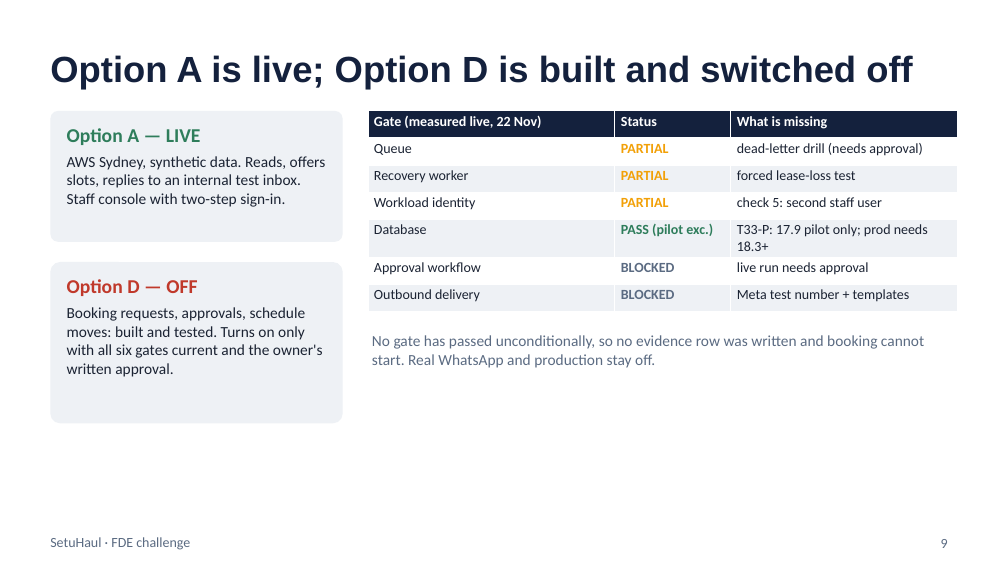
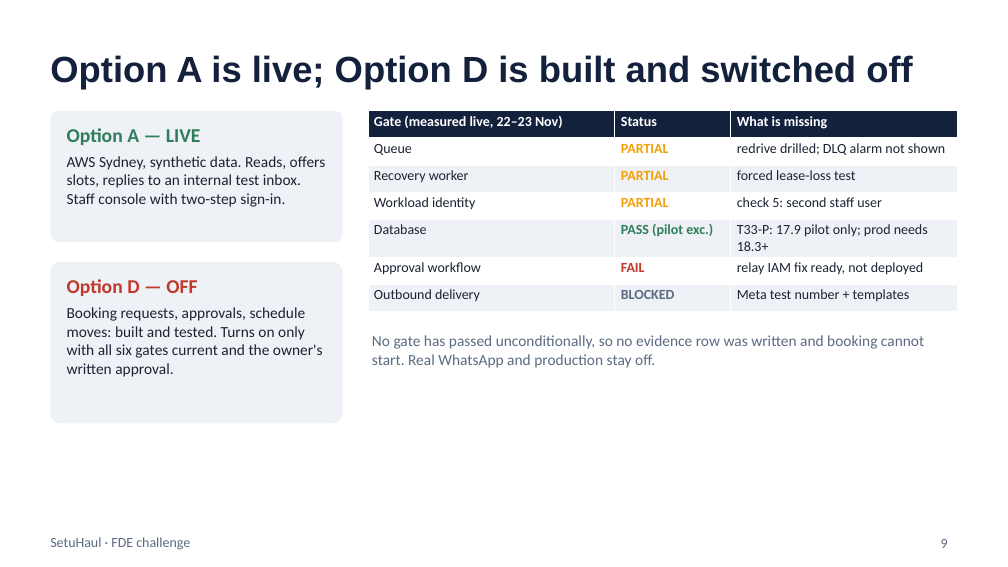
Before and after one commit to amolam/setuhaul-logistics, a slide deck: slide 9 of presentation/SetuHaul_readout.pptx. Drawn at 1008x567 pixels with LibreOffice and Linux fonts; fonts in the diff are those of the drawing. Boxes give left, top, right and bottom in pixels: in the first picture for what was removed or moved away, otherwise in the second. Text is boxed around its words. In the diff, an @@ line names an element or a change of style, - is before the commit and + after.

```diff
--- a/presentation/SetuHaul_readout.pptx
+++ b/presentation/SetuHaul_readout.pptx
@@ table at [368,111,958,306] @@
-row 1, column 1: Gate (measured live, 22 Nov)
+row 1, column 1: Gate (measured live, 22–23 Nov)
-row 2, column 3: dead-letter drill (needs approval)
+row 2, column 3: redrive drilled; DLQ alarm not shown
-row 6, column 2: BLOCKED
+row 6, column 2: FAIL
-row 6, column 3: live run needs approval
+row 6, column 3: relay IAM fix ready, not deployed
```
Also in this commit, not shown: 10 other files.
